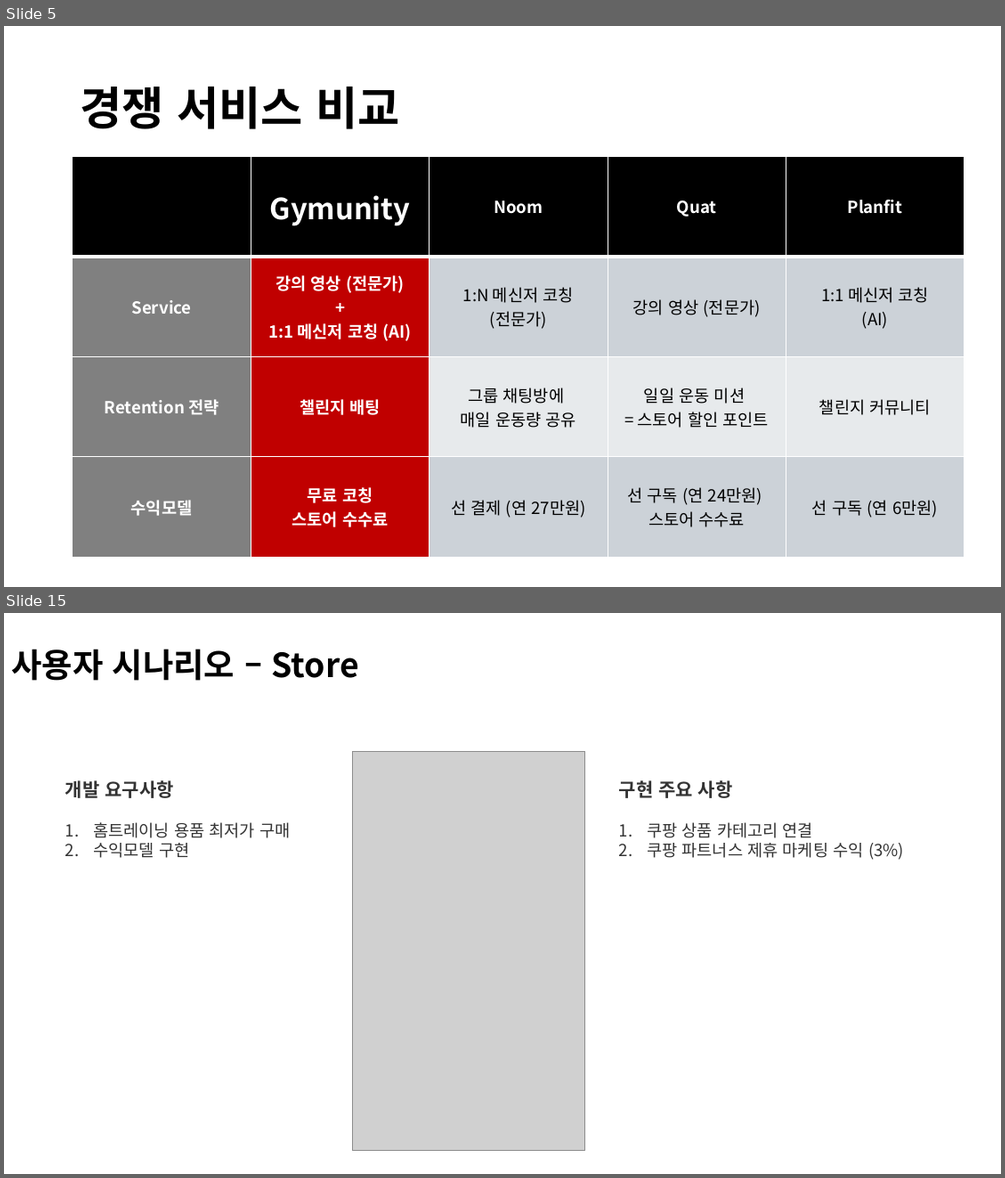
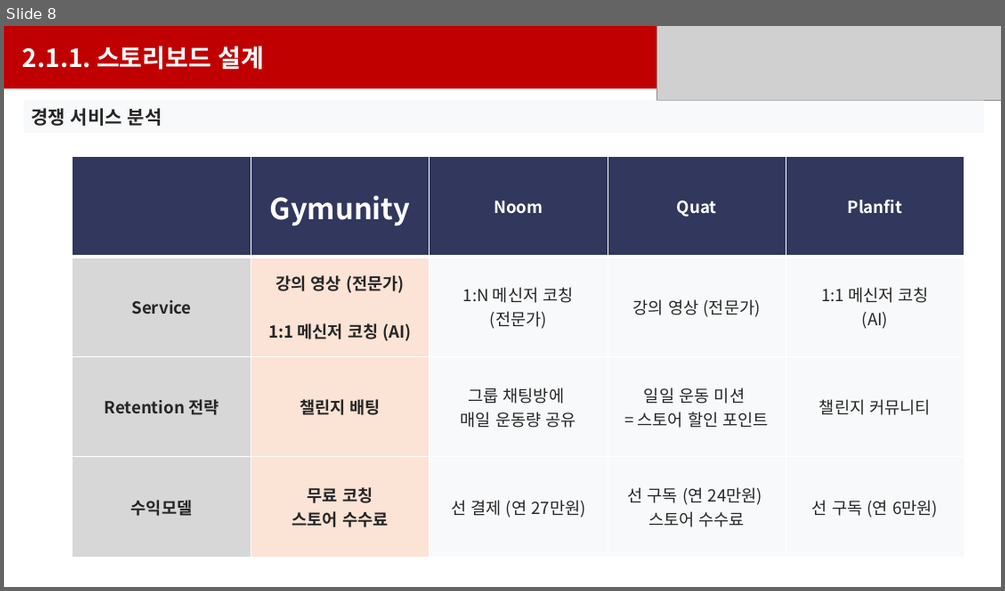
Before and after one commit to Brian-Hong-KR/Gymunity, a slide deck: Doc/최종발표/초안.pptx. Shown one above the other, each under a label of ours: slides 5 and 15 before the commit, slide 8 after it; the slides between them are not shown. The pictures are 1005x1178 and 1005x591 pixels, drawn with LibreOffice and Linux fonts; fonts in the diff are those of the drawing; grey boxes stand for pictures. Boxes give left, top, right and bottom in pixels: in the first picture for what was removed or moved away, otherwise in the second. Text is boxed around its words. In the diff, an @@ line names an element or a change of style, - is before the commit and + after.

```diff
--- a/Doc/최종발표/초안.pptx
+++ b/Doc/최종발표/초안.pptx
@@ slide 15 removed at <box>4,613,1001,1174</box>, background #FFFFFF @@
@@ title removed at <box>11,649,359,681</box> @@
-사용자 시나리오 – Store
@@ picture removed at <box>353,751,585,1150</box> @@
@@ text removed at <box>65,780,290,858</box> @@
-개발 요구사항
-1. 홈트레이닝 용품 최저가 구매
-2. 수익모델 구현
@@ text removed at <box>619,780,904,860</box> @@
-구현 주요 사항
-1. 쿠팡 상품 카테고리 연결
-2. 쿠팡 파트너스 제휴 마케팅 수익 (3%)
@@ what was slide 5 is now slide 8 @@
@@ slide 8 changed as well @@
@@ rectangle added at <box>4,26,1001,89</box>, fill #C00000, 24 pt, text #FFFFFF, bold @@
+2.1.1. 스토리보드 설계
@@ picture added at <box>657,26,1001,100</box> @@
@@ rectangle "경쟁 서비스 분석": place and size @@
-rectangle "경쟁 서비스 분석" at <box>80,87,399,129</box>
+rectangle "경쟁 서비스 분석" at <box>24,100,984,132</box>
@@ rectangle "경쟁 서비스 분석" at <box>24,100,984,132</box>: fill none to #F8F9FA @@
@@ text in rectangle at <box>31,108,162,126</box>: text changed; size 44 to 18 pt; text colour #000000 to #262626 @@
-경쟁 서비스 비교
+경쟁 서비스 분석
@@ table at <box>73,157,966,557</box> @@
-row 2, column 2: 강의 영상 (전문가) / + / 1:1 메신저 코칭 (AI)
+row 2, column 2: 강의 영상 (전문가) / 1:1 메신저 코칭 (AI)
@@ fill #000000 to #31375D in row 1 @@
@@ fill #808080 to #D7D7D7 in 3 cells @@
@@ fill #C00000 to #FBE3D6 in 3 cells @@
@@ fill #CCD2D8 to #F8F9FA in 6 cells @@
@@ fill #E8EAED to #F8F9FA in 3 cells @@
@@ text colour #FFFFFF to #262626 in "Service", "Retention 전략", "챌린지 배팅", "수익모델" and 2 more places @@
@@ text colour #000000 to #262626 in "1:N 메신저 코칭", "(전문가)", "강의 영상 (전문가)", "1:1 메신저 코칭" and 10 more places @@
```
Also in this commit, not shown: 4 other slides changed, 25 slides added, 21 other slides removed.
